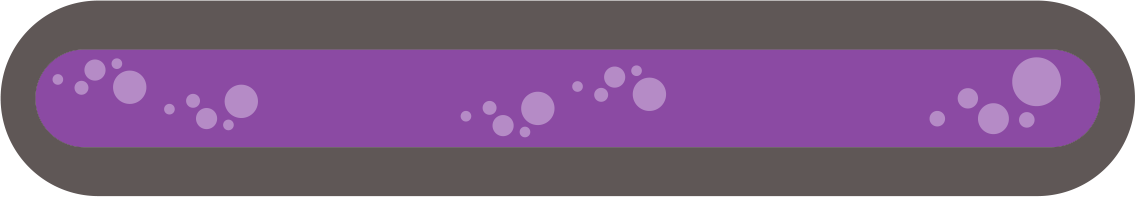
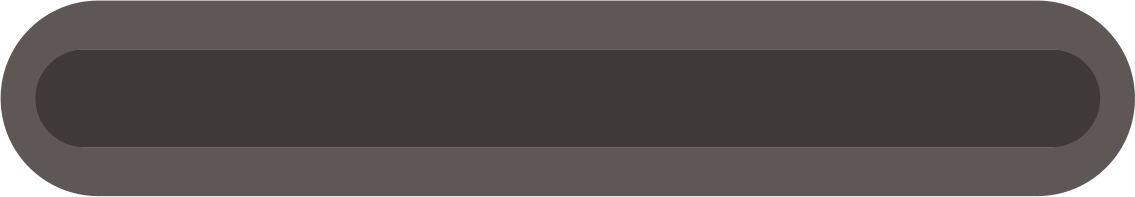
Before/after of a 1135×197 layered artwork. What changed in the layer stack:
removed group "Capa 1" (6 layers) over [35,49,1101,148]
renamed "<Trazado compuesto>" to "Marco", moved it out of group "Capa 1" over [35,49,1101,148]
removed layer "BurbujasBajo" from group "Capa 1" over [52,58,258,131]
removed layer "BurbujasMedio" from group "Capa 1" over [460,65,667,138]
removed layer "BurbujasAlto" from group "Capa 1" over [929,57,1061,135]
removed layer "<Rectángulo>" (1st of 2, in "Capa 1") from group "Capa 1" over [35,49,1101,148]
removed layer "<Rectángulo>" (2nd of 2, in "Capa 1") from group "Capa 1" over [35,49,1101,148]
added layer "Vacio" above "Capa 3" over [35,49,1101,148]
added layer "Capa 3" over [35,49,1101,148]
